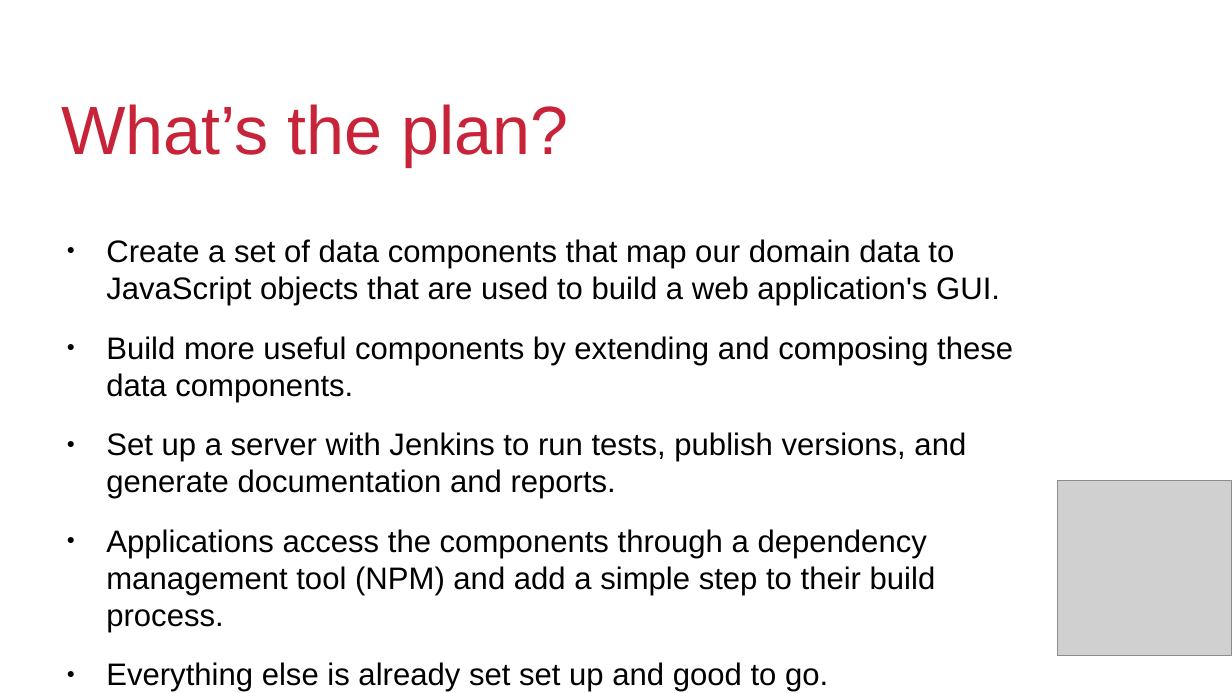
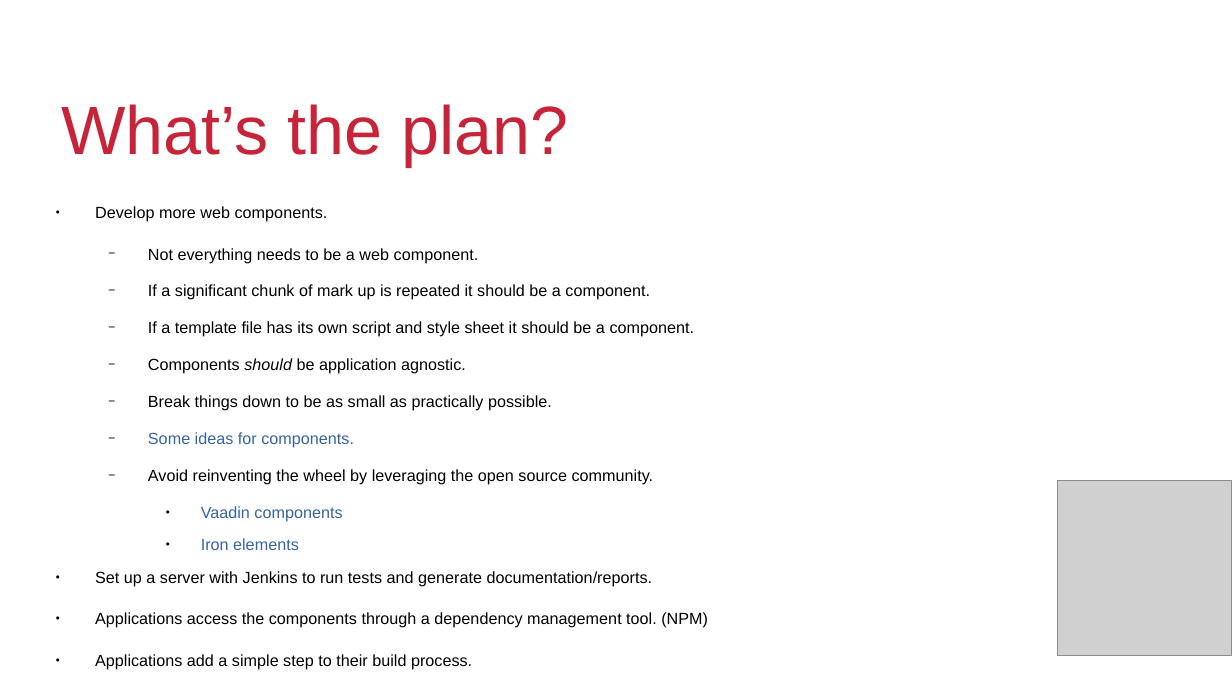
Before and after one commit to QuiWorks/wc-presentation, a slide deck: slide 12 of wc-pp-presentation.odp. Drawn at 1232x693 pixels with LibreOffice and Linux fonts; fonts in the diff are those of the drawing; grey boxes stand for pictures; background and template pictures are left out. Boxes give left, top, right and bottom in pixels: in the first picture for what was removed or moved away, otherwise in the second. Text is boxed around its words. In the diff, an @@ line names an element or a change of style, - is before the commit and + after.

```diff
--- a/wc-pp-presentation.odp
+++ b/wc-pp-presentation.odp
@@ text at (95, 206, 708, 670): text changed; size 20 to 10.4 pt @@
-● Create a set of data components that map our domain data to JavaScript objects that are used to build a web application's GUI.
-● Build more useful components by extending and composing these data components.
-● Set up a server with Jenkins to run tests, publish versions, and generate documentation and reports.
-● Applications access the components through a dependency management tool (NPM) and add a simple step to their build process.
-● Everything else is already set set up and good to go.
+● Develop more web components.
+  − Not everything needs to be a web component.
+  − If a significant chunk of mark up is repeated it should be a component.
+  − If a template file has its own script and style sheet it should be a component.
+  − Components should be application agnostic.
+  − Break things down to be as small as practically possible.
+  − Some ideas for components.
+  − Avoid reinventing the wheel by leveraging the open source community.
+    ● Vaadin components
+    ● Iron elements
+● Set up a server with Jenkins to run tests and generate documentation/reports.
+● Applications access the components through a dependency management tool. (NPM)
+● Applications add a simple step to their build process.
+● Profit.
```
Also in this commit, not shown: 8 other slides changed.
